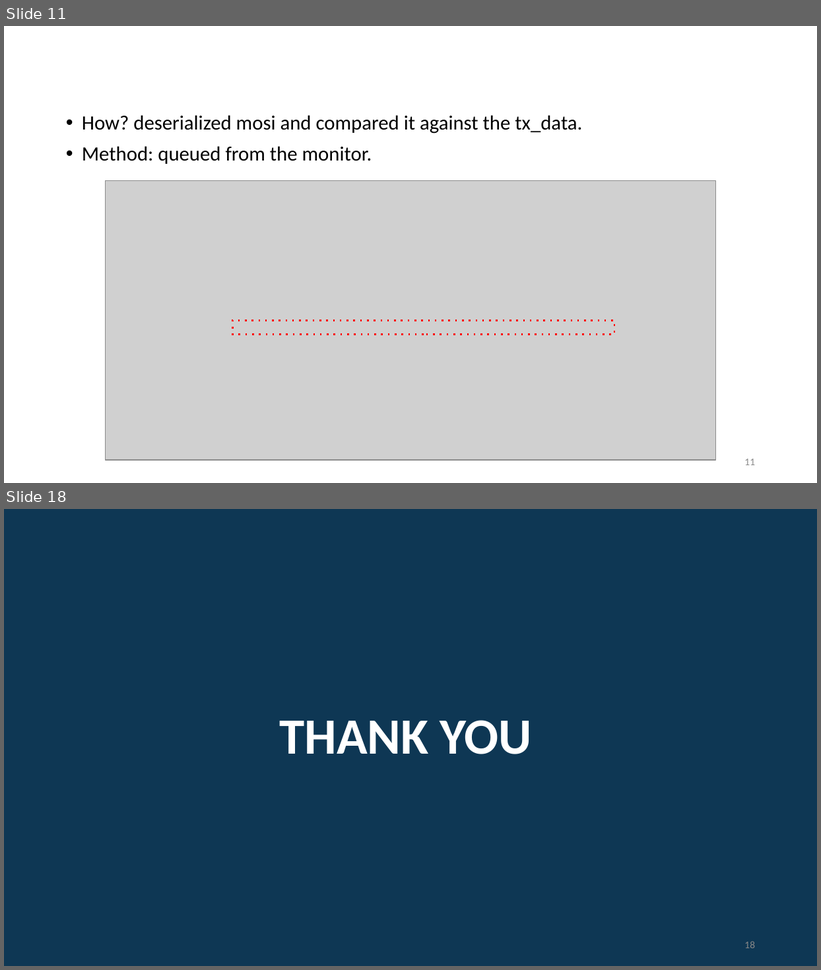
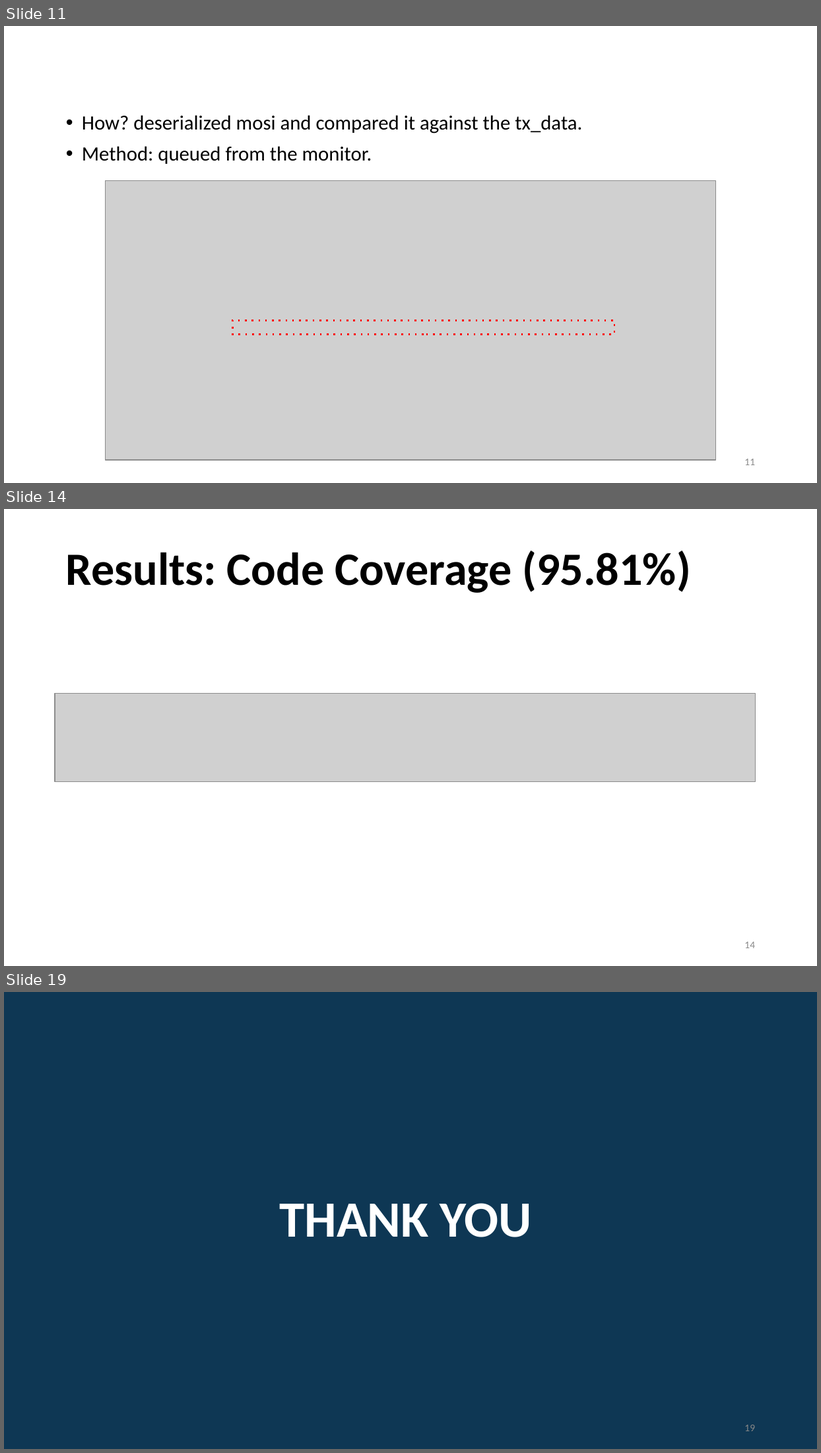
Before and after one commit to yongyw123/spi_uvm, a slide deck: doc/slide.pptx. Shown one above the other, each under a label of ours: slides 11 and 18 before the commit, slides 11, 14 and 19 after it; the slides between them are not shown. The pictures are 821x970 and 821x1453 pixels, drawn with LibreOffice and Linux fonts; fonts in the diff are those of the drawing; grey boxes stand for pictures. Boxes give left, top, right and bottom in pixels: in the first picture for what was removed or moved away, otherwise in the second. Text is boxed around its words. In the diff, an @@ line names an element or a change of style, - is before the commit and + after.

```diff
--- a/doc/slide.pptx
+++ b/doc/slide.pptx
@@ slide 14 added at [4,509,817,966], background #FFFFFF @@
@@ title added at [66,551,690,593], 41 pt, text #000000, bold @@
+Results: Code Coverage (95.81%)
@@ picture added at [54,694,754,782] @@
@@ page number added at [745,942,755,949], 9 pt, text #888888 @@
+14
@@ what was slide 18 is now slide 19 @@
@@ page number at [745,1425,755,1432]: text changed @@
-18
+19
```
Also in this commit, not shown: 11 slides changed, 3 other slides added.
